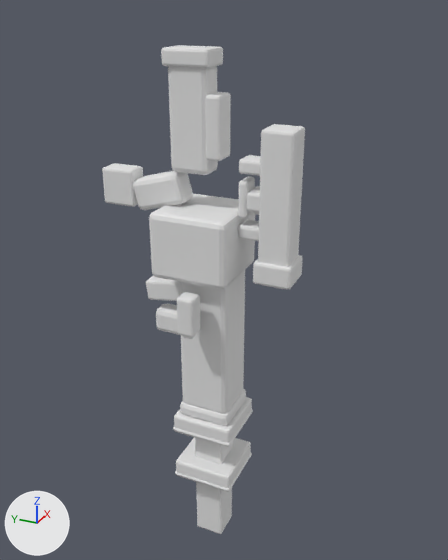
A saved change to the glTF model models/survivor_launcher.glb.
The view is the same before and after, from a 50 mm camera at (-1.413, -0.642, 0.94) aimed at (-0.219, -0.104, 0.343). The lights are fixed; the arrows at lower left show +X, +Y and +Z. The picture after the commit comes second. Where no turn or scale is listed for an object, it has been applied to the vertices.

Objects in the first picture: 'acc.launcher.42', 'acc.launcher.44', 'acc.launcher.45', 'acc.launcher.47', 'acc.mod_L_choke.58', 'acc.mod_L_suppressor.52', 'acc.mod_cheekRest.67', 'acc.mod_choke.56', 'acc.mod_extMag.80', 'acc.mod_grip.79', 'acc.mod_laser.77', 'acc.mod_redDot.68', 'acc.mod_redDot.69', 'acc.mod_redDot.70', 'acc.mod_scope.72', 'acc.mod_scope.73', 'acc.mod_scope.74', 'acc.mod_scope.75', 'acc.mod_stockPad.66' and 6 more.
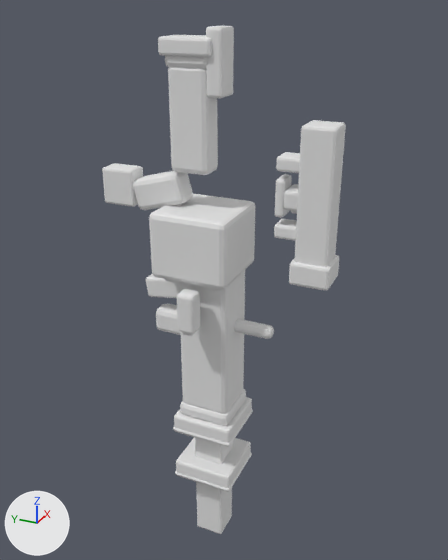
Where the change shows, as pixel boxes [x1, y1, x2, y2] in the pictures (448 x 560 px):
'acc.mod_scope.74', moved
    before: [258, 124, 305, 267]
    after: [295, 120, 346, 267]
'acc.mod_scope.75', moved
    before: [253, 255, 303, 289]
    after: [289, 255, 339, 290]
'acc.mod_cheekRest.81', added
    after: [206, 26, 234, 99]
'acc.mod_cheekRest.67', deleted
    before: [205, 92, 231, 161]
'acc.mod_stockPad.66', deleted
    before: [161, 45, 223, 68]
'acc.mod_stockPad.80', added
    after: [158, 35, 212, 57]
'acc.mod_laser.77', moved
    before: [177, 292, 200, 337]
    after: [177, 289, 200, 334]
'acc.mod_redDot.68', moved
    before: [238, 176, 255, 219]
    after: [275, 174, 292, 218]
'acc.mod_scope.72', moved
    before: [239, 155, 261, 176]
    after: [276, 152, 300, 173]
'acc.mod_scope.73', moved
    before: [238, 220, 259, 241]
    after: [274, 219, 297, 241]
'acc.mod_grip.79', moved
    before: [146, 276, 179, 301]
    after: [146, 274, 179, 298]
'acc.mod_redDot.69', moved
    before: [247, 186, 260, 212]
    after: [284, 184, 298, 211]
'acc.launcher.56', added
    after: [234, 319, 274, 339]
'acc.launcher.61', added
    after: [165, 56, 207, 69]
'acc.launcher.58', added (mostly hidden)
    after: [165, 279, 184, 284]
'acc.mod_redDot.70', moved (mostly hidden)
    before: [254, 212, 259, 215]
    after: [291, 210, 297, 214]

Edits to the bpy script that builds the scene:
```text
Add mat_dark:
    mat_dark = principled_material('dark')
    mat_dark.base_color = (0.8, 0.8, 0.8)  # white #e7e7e7
Add me_part_176:
    me_part_176.from_pydata(...)  # 56 vertices, 108 faces; spans x -0.0395..0.0395, y -0.057..0.057, z -0.0175..0.0175
    me_part_176.materials.append(mat_charcoal)  # white #e7e7e7
Add me_part_177:
    me_part_177.from_pydata(...)  # 56 vertices, 108 faces; spans x -0.0309..0.0309, y -0.0175..0.0175, z -0.065..0.065
    me_part_177.materials.append(mat_leather)  # white #e7e7e7
Add me_part_157_1:
    me_part_157_1.from_pydata(...)  # 56 vertices, 108 faces; spans x -0.0325..0.0325, y -0.05..0.05, z -0.015..0.015
    me_part_157_1.materials.append(mat_dark)  # white #e7e7e7
Add me_part_154_1:
    me_part_154_1.from_pydata(...)  # 56 vertices, 108 faces; spans x -0.025..0.025, y -0.025..0.025, z -0.01..0.01
    me_part_154_1.materials.append(mat_dark)  # white #e7e7e7
Add me_part_152_1:
    me_part_152_1.from_pydata(...)  # 56 vertices, 108 faces; spans x -0.015..0.015, y -0.05..0.05, z -0.015..0.015
    me_part_152_1.materials.append(mat_metal)  # white #e7e7e7
Remove ob_acc_mod_cheekrest_67:
    ob_acc_mod_cheekrest_67 = bpy.data.objects.new('acc.mod_cheekRest.67', me_part_149)
    ob_acc_mod_cheekrest_67.location = (-0.25, -0.105, 0.699)
Change ob_acc_mod_grip_79:
    ob_acc_mod_grip_79.location: (-0.25, 0.02, 0.312) -> (-0.25, 0.02, 0.319)
Change ob_acc_mod_laser_77:
    ob_acc_mod_laser_77.location: (-0.352, -0.08, 0.312) -> (-0.352, -0.08, 0.319)
Change ob_acc_mod_reddot_68:
    ob_acc_mod_reddot_68.location: (-0.25, -0.17, 0.558) -> (-0.25, -0.25, 0.571)
Change ob_acc_mod_reddot_69:
    ob_acc_mod_reddot_69.location: (-0.25, -0.215, 0.558) -> (-0.25, -0.295, 0.571)
Change ob_acc_mod_reddot_70:
    ob_acc_mod_reddot_70.location: (-0.25, -0.215, 0.536) -> (-0.25, -0.295, 0.549)
Change ob_acc_mod_scope_72:
    ob_acc_mod_scope_72.location: (-0.25, -0.19, 0.628) -> (-0.25, -0.27, 0.641)
Change ob_acc_mod_scope_73:
    ob_acc_mod_scope_73.location: (-0.25, -0.19, 0.488) -> (-0.25, -0.27, 0.501)
Change ob_acc_mod_scope_74:
    ob_acc_mod_scope_74.location: (-0.25, -0.245, 0.558) -> (-0.25, -0.325, 0.571)
Change ob_acc_mod_scope_75:
    ob_acc_mod_scope_75.location: (-0.25, -0.245, 0.408) -> (-0.25, -0.325, 0.421)
Change ob_acc_mod_scope_76:
    ob_acc_mod_scope_76.location: (-0.25, -0.245, 0.382) -> (-0.25, -0.325, 0.395)
Remove ob_acc_mod_stockpad_66:
    ob_acc_mod_stockpad_66 = bpy.data.objects.new('acc.mod_stockPad.66', me_part_148)
    ob_acc_mod_stockpad_66.location = (-0.25, -0.05, 0.832)
Add ob_acc_mod_stockpad_80:
    ob_acc_mod_stockpad_80 = bpy.data.objects.new('acc.mod_stockPad.80', me_part_176)
    ob_acc_mod_stockpad_80.location = (-0.25, -0.05, 0.852)
Add ob_acc_mod_cheekrest_81:
    ob_acc_mod_cheekrest_81 = bpy.data.objects.new('acc.mod_cheekRest.81', me_part_177)
    ob_acc_mod_cheekrest_81.location = (-0.25, -0.11, 0.823)
Add ob_acc_launcher_61:
    ob_acc_launcher_61 = bpy.data.objects.new('acc.launcher.61', me_part_157_1)
    ob_acc_launcher_61.location = (-0.25, -0.05, 0.825)
Add ob_acc_launcher_58:
    ob_acc_launcher_58 = bpy.data.objects.new('acc.launcher.58', me_part_154_1)
    ob_acc_launcher_58.location = (-0.295, -0.025, 0.37)
Add ob_acc_launcher_56:
    ob_acc_launcher_56 = bpy.data.objects.new('acc.launcher.56', me_part_152_1)
    ob_acc_launcher_56.location = (-0.25, -0.19, 0.25)
```
